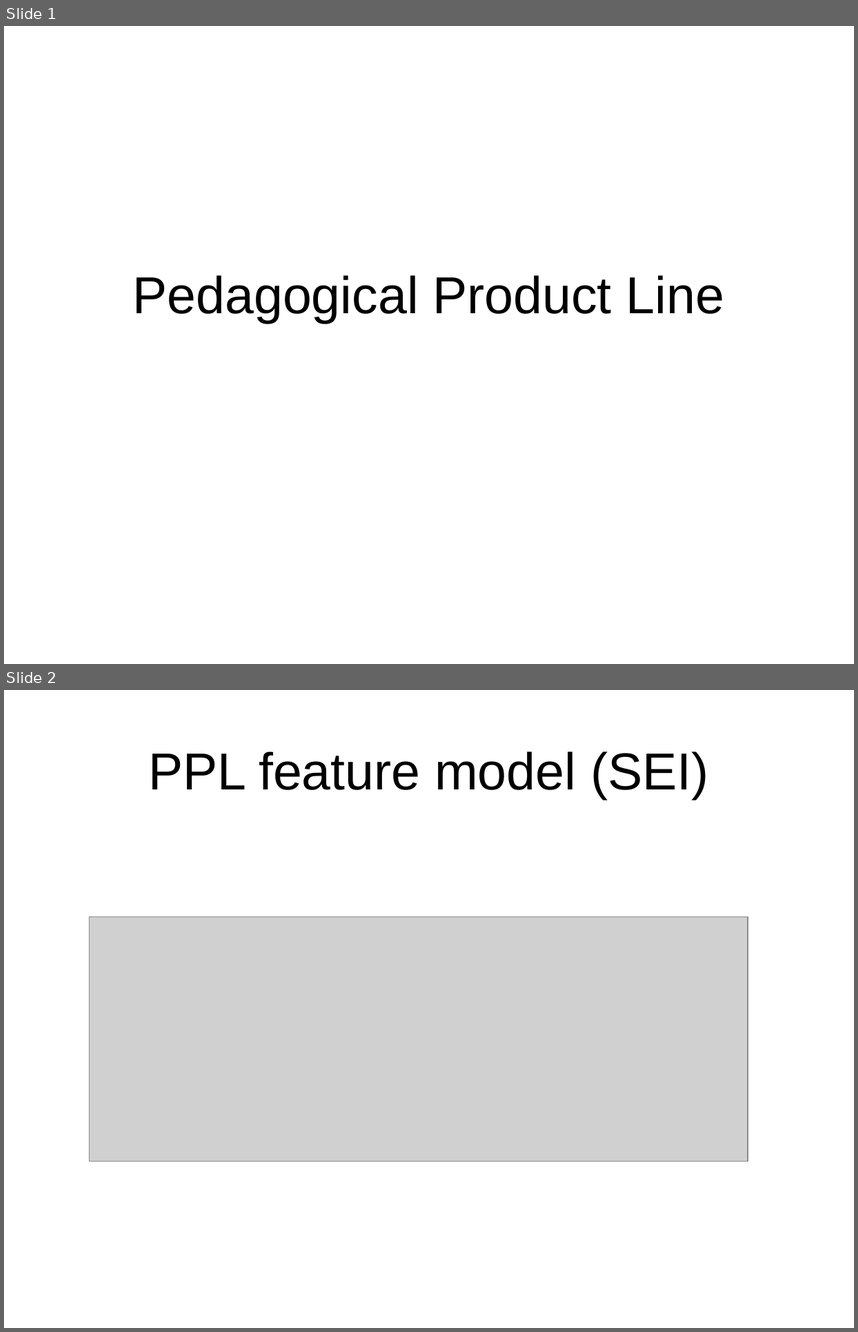
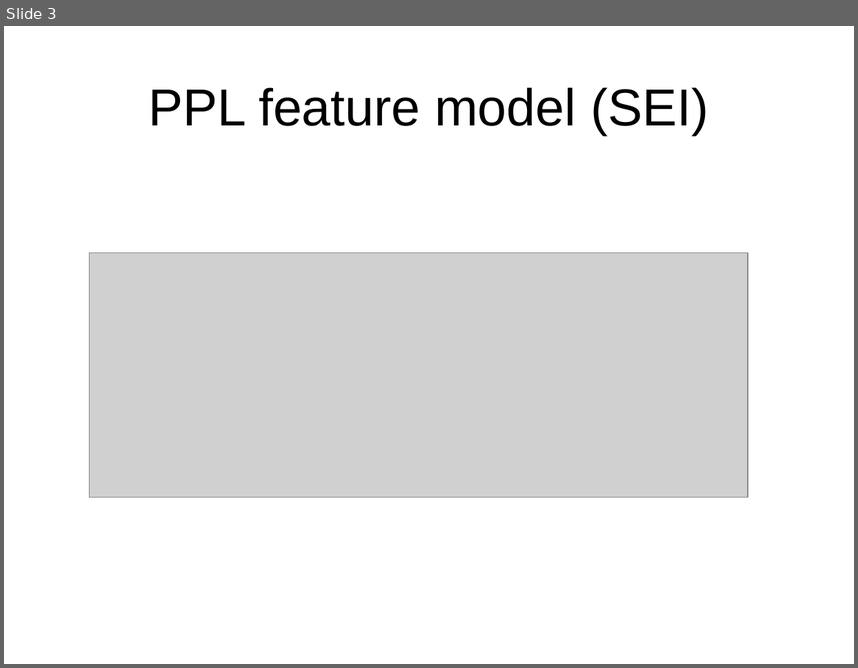
Before and after one commit to rbonifacio/variability-management-research, a slide deck: VariabilityManagement/docs/casestudies/ppl/Pedagogical Product Line.ppt. Shown one above the other, each under a label of ours: slides 1 and 2 before the commit, slide 3 after it. The pictures are 858x1332 and 858x668 pixels, drawn with LibreOffice and Linux fonts; fonts in the diff are those of the drawing; grey boxes stand for pictures. Boxes give left, top, right and bottom in pixels: in the first picture for what was removed or moved away, otherwise in the second. Text is boxed around its words. In the diff, an @@ line names an element or a change of style, - is before the commit and + after.

```diff
--- a/VariabilityManagement/docs/casestudies/ppl/Pedagogical Product Line.ppt
+++ b/VariabilityManagement/docs/casestudies/ppl/Pedagogical Product Line.ppt
@@ slide 1 removed at box(4, 26, 854, 664), background #FFFFFF @@
@@ title removed at box(133, 275, 724, 323) @@
-Pedagogical Product Line
@@ what was slide 2 is now slide 3 @@
```
Also in this commit, not shown: 1 slide changed, 5 slides added, 2 other files.
